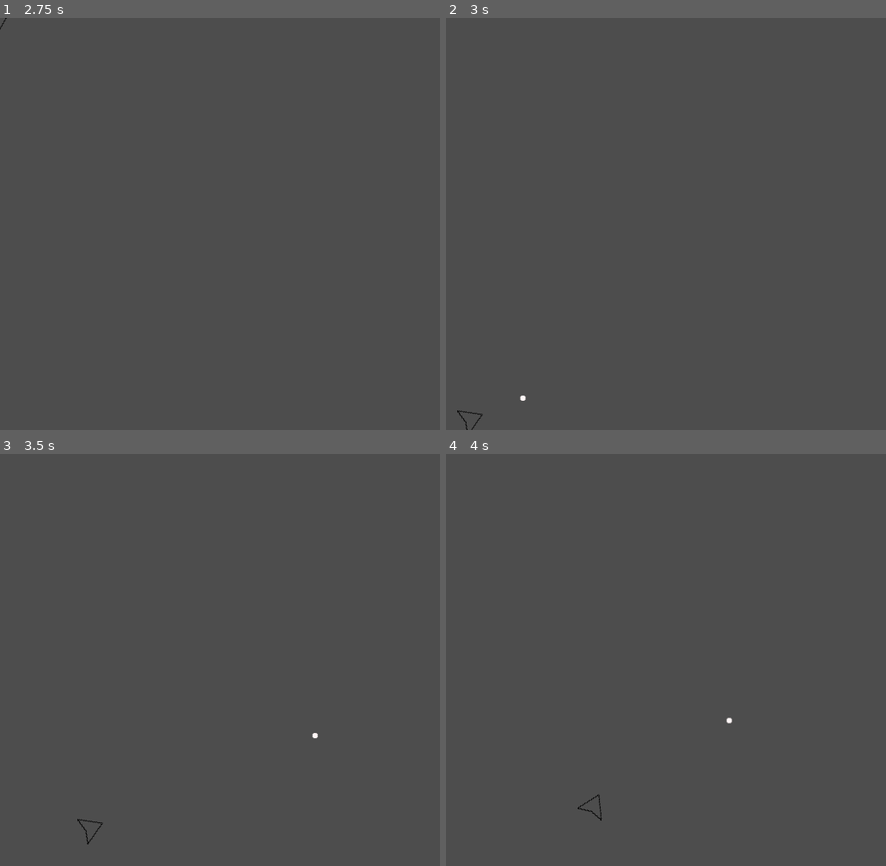
Above: before the commit, frames 1-4 (two rows, left to right).
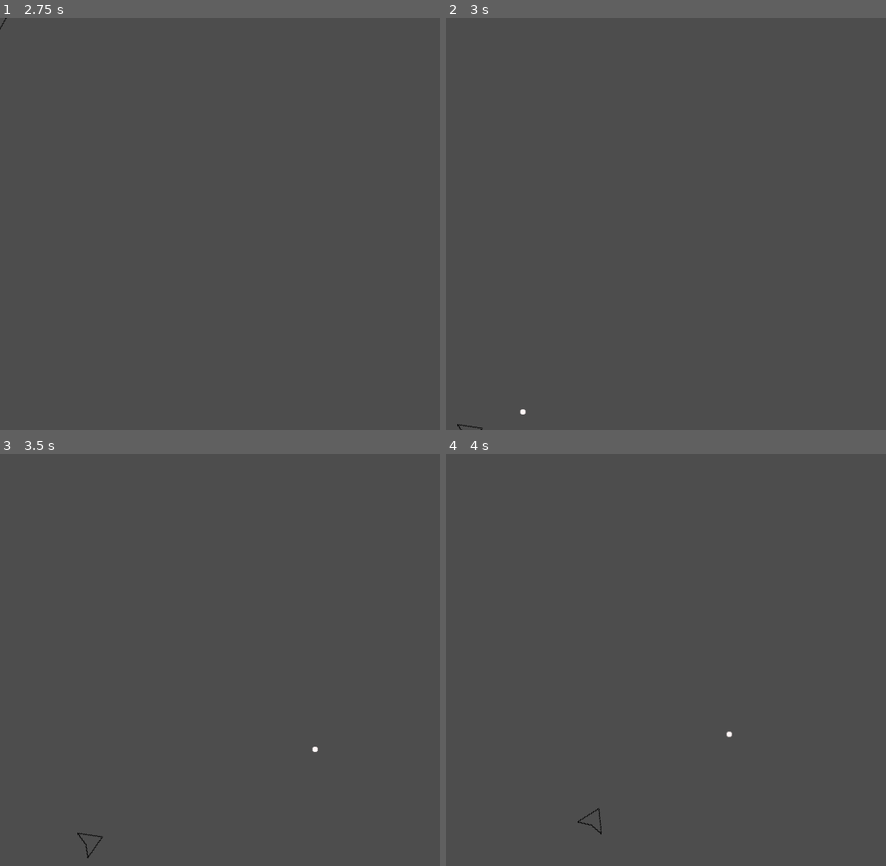
Above: after the commit, the same moments.

Repository: mgarrod193/Asteroids-Clone
Game: Godot game, scene res://Scenes/GameScene.tscn
Same seed, same stepped clock (60 frames per second), same inputs: the game is played once before the commit and once after it. The project has no main scene, so this scene is started directly.
Inputs (mouse positions are in pixels of both pictures, inside the frame that each line leads up to):
- Up to frame 1 (2.75 s): tap Enter at 0.5 s; move the mouse to (316, 203) at 0.52 s; hold D (rotate_right) 0.53-1.28 s; click (316, 203) at 0.6 s; move the mouse to (132, 244) at 1.27 s; hold A (rotate_left) 1.28-2.03 s; click (132, 244) at 1.35 s; tap Space at 2 s; move the mouse to (264, 133) at 2.02 s; hold D (rotate_right) from 2.03 s (still down); click (264, 133) at 2.1 s
- Up to frame 2 (3 s): move the mouse to (644, 306) at 2.77 s; release D (rotate_right) at 2.78 s; hold W (forward) from 2.78 s (still down); click (644, 306) at 2.85 s
- Up to frame 3 (3.5 s): keep holding W (forward)
- Up to frame 4 (4 s): move the mouse to (798, 721) at 3.52 s; release W (forward) at 3.53 s; hold A (rotate_left) from 3.53 s (still down); click (798, 721) at 3.6 s

Frame 1 is identical in both runs. In frame 2, less than 0.1% of the frame differs, in the area x 2-19%, y 91-100%; in frame 3, 0.1%; in frame 4, 0.1%, in the area x 29-66%, y 63-93%.

Commit message:
added margin to screen wrap for smoother screen wrapping

Diff:
--- a/Scripts/Player/movement.gd
+++ b/Scripts/Player/movement.gd
@@ -7,6 +7,9 @@
 var forward_impulse := 10000.0
 var drag := 125.0
 var rotation_force := 90
+
+#
+var margin := 16
 
 func _ready() -> void:
 	#Getting parent player node as CharacterBody2D to allow physics + velocity
@@ -48,5 +51,5 @@
 # Gets visible screen size allows player to screen wrap
 func _screen_wrap():
 	var screen_size = get_viewport().get_visible_rect().size
-	player.position.x = wrapf(player.position.x, 0, screen_size.x)
-	player.position.y = wrapf(player.position.y, 0, screen_size.y)
+	player.position.x = wrapf(player.position.x, 0, screen_size.x + margin)
+	player.position.y = wrapf(player.position.y, 0, screen_size.y + margin)
--- a/Scripts/Player/weapon.gd
+++ b/Scripts/Player/weapon.gd
@@ -1,6 +1,7 @@
 extends Node2D
 
 @export var bullet_scene : PackedScene
+
 
 # Called every frame. 'delta' is the elapsed time since the previous frame.
 func _process(_delta: float) -> void:
